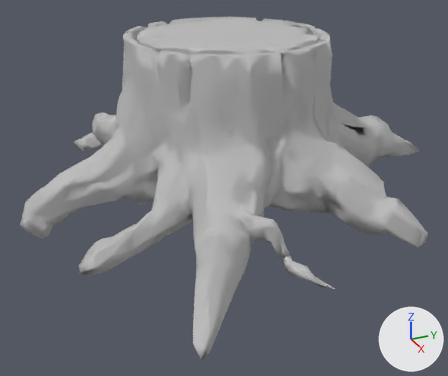
The FBX model Assets/04.Graphics/Prop/17.TocTocWoodMan/Models/TocTocWoodMan_Platform.fbx as it was, and as the next commit left it.
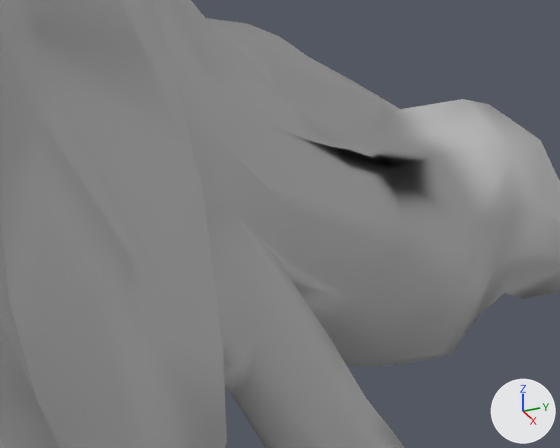
Each version is shown whole from a 50 mm lens placed at (2.339, -1.061, 1.1), pointed at (0.057, -0.035, -0.041), then close up from a 50 mm lens placed at (0.627, 0.288, 0.384), pointed at (0.043, 0.551, 0.092). The axes (+X, +Y, +Z) are drawn at lower right. The lights are the same throughout. Where no turn or scale is listed for an object, it has been applied to the vertices.

Names of what the first close-up shows: 'TocTocWoodMan_Platform'.
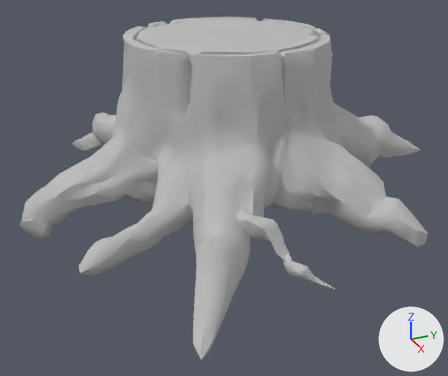
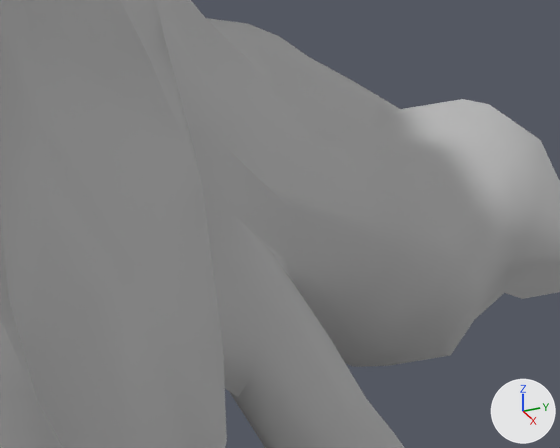
The change, as a diff of the scene's bpy script:
```diff
--- a/Assets/04.Graphics/Prop/17.TocTocWoodMan/Models/TocTocWoodMan_Platform.fbx.py
+++ b/Assets/04.Graphics/Prop/17.TocTocWoodMan/Models/TocTocWoodMan_Platform.fbx.py
@@ me_mesh @@
 me_mesh.from_pydata(...)  # 2751 vertices, 5484 faces; spans x -1.03..0.94, y -1.02..0.93, z -0.2..0.63
 # used by ob_toctocwoodman_platform; location = (0.0199, 0.1166, 0.0)
 # verts and faces of me_mesh; kept vertices keep their numbers, new ones are numbered from 2751
 # before: 15 (0.03, 0.52, 0.14) at pixel (368, 160), 199 (0.04, 0.54, 0.14) at pixel (391, 169), 283 (0.05, 0.5, 0.13) at pixel (361, 180), 2187 (0.03, 0.49, 0.15) at pixel (343, 153)
+# me_mesh part 1
+delete_vertices([15])  # with the faces that use them
+faces += [(199, 2187, 283)]
 me_mesh.materials.append(mat_toctocwoodman_platform_mt)
```

Pixel boxes [x1, y1, x2, y2] of what changed, in the close-ups (560 x 448 px):
part 1 of me_mesh, cut back: [344, 154, 390, 181] in both
